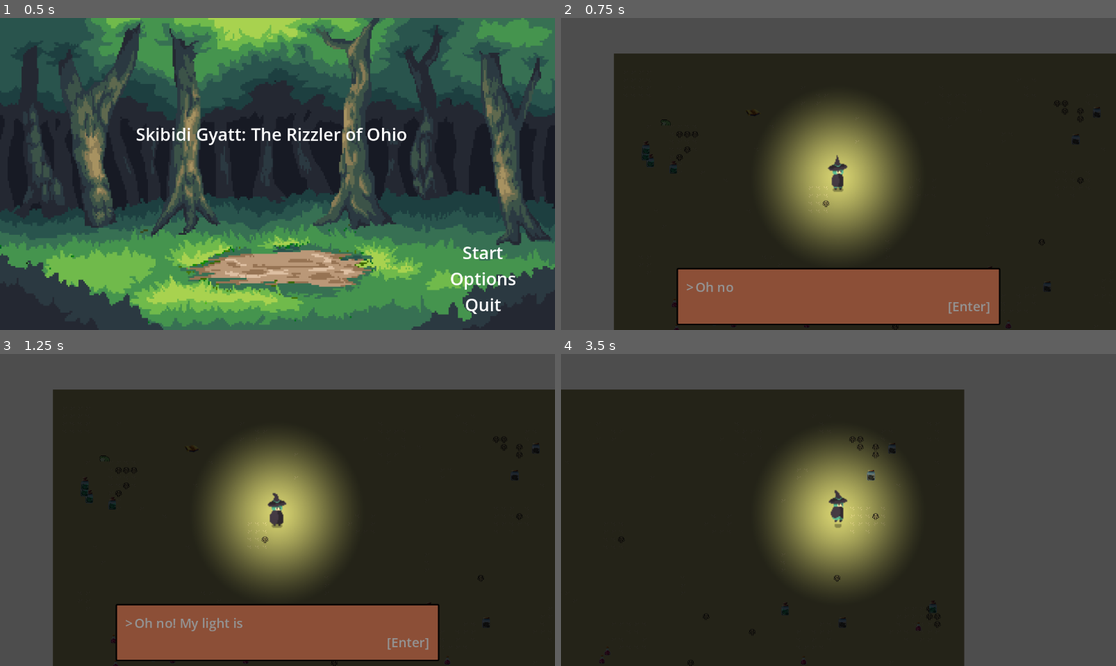
Above: before the commit, frames 1-4 (two rows, left to right).
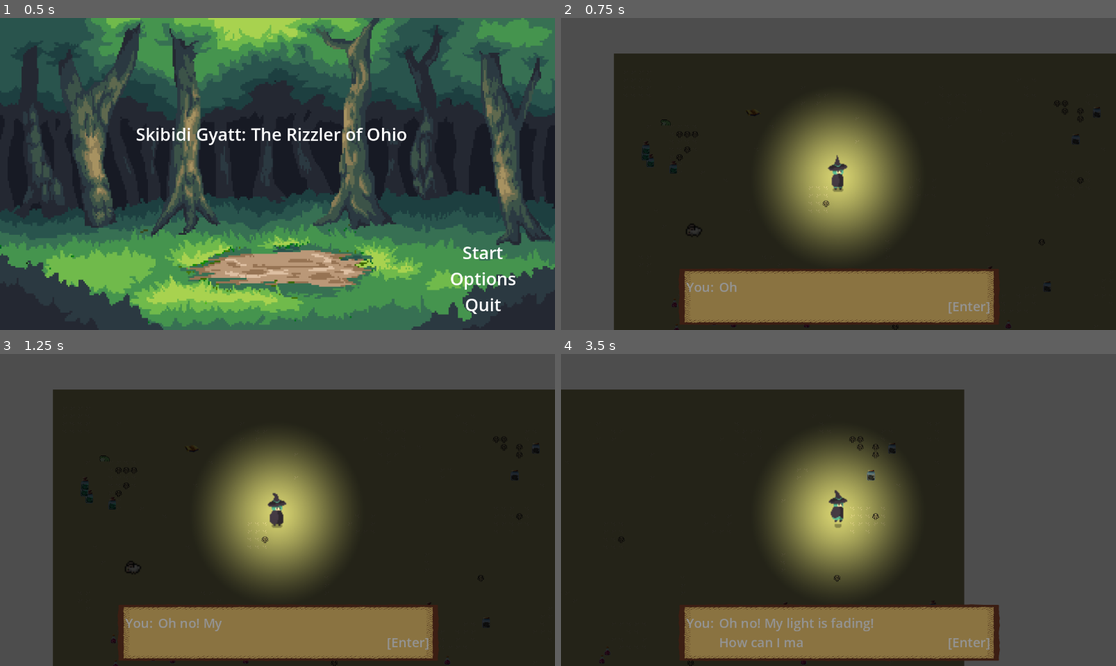
Above: after the commit, the same moments.

Repository: AnthonyDrow21/PSGameJam2024-2
Game: Godot game, scene res://Menus/MainMenu.tscn
The game is run twice, just before and just after one commit, with the same random seed, the same clock (stepped at 60 frames per second) and the same inputs. Sound files missing from this copy of the repository are replaced by a short silence.
Inputs (mouse positions are in pixels of both pictures, inside the frame that each line leads up to):
- Up to frame 1 (0.5 s): no input
- Up to frame 2 (0.75 s): click "Start" at 0.5 s
- Up to frame 3 (1.25 s): no input
- Up to frame 4 (3.5 s): tap Enter (ui_accept) at 1.25 s; move the mouse to (960, 494) at 1.27 s; hold Right (ui_right) 1.28-2 s; hold Enter (ui_accept) 1.28-2 s; click (960, 494) at 1.42 s; drag from (727, 525) to (810, 572) at 2.02 s; move the mouse to (894, 441) at 2.77 s; hold Right (ui_right) from 2.78 s (still down); hold Enter (ui_accept) from 2.78 s (still down)

Frame 1 is identical in both runs. In frame 2, 10% of the frame differs, in the area x 20-80%, y 65-99%; in frame 3, 10%; in frame 4, 9.5%.

Commit message:
Update character dialogue system

Diff:
--- /dev/null
+++ b/CharacterBody2D.gd
@@ -0,0 +1,6 @@
+extends CharacterBody2D
+
+@onready var _animated_sprite = $AnimatedSprite2D
+
+func _ready():
+	_animated_sprite.play("default")
--- /dev/null
+++ b/Dialogue/FrogDialogue.gd
@@ -0,0 +1,9 @@
+extends Area2D
+
+
+func _input(event):
+	if event.is_action_pressed("ui_accept") && len(get_overlapping_areas()) > 0:
+		var dialogue = get_node("Dialogue")
+
+		if dialogue:
+			dialogue.display_dialogue_for("Froggo")
--- /dev/null
+++ b/Dialogue/FrogDialogue.json
@@ -0,0 +1,8 @@
+[
+	{"name": "Froggo", "text": "I have been down here for years"},
+	{"name": "Jeff", "text": "Who is that?"},
+	{"name": "Froggo", "text": "I don't see this ending well"},
+	{"name": "Sheep", "text": "Baa!"},
+	{"name": "Sheep", "text": "Bleat!"},
+	{"name": "Sheep", "text": "Rizz"},
+]
--- /dev/null
+++ b/Dialogue/SheepDialogue.gd
@@ -0,0 +1,9 @@
+extends Area2D
+
+
+func _input(event):
+	if event.is_action_pressed("ui_accept") && len(get_overlapping_areas()) > 0:
+		var dialogue = get_node("Dialogue")
+
+		if dialogue:
+			dialogue.display_dialogue_for("Sheep")
--- a/Frog.tscn
+++ b/Frog.tscn
@@ -1,7 +1,9 @@
-[gd_scene load_steps=9 format=3 uid="uid://cd4vunmawu2he"]
+[gd_scene load_steps=11 format=3 uid="uid://cd4vunmawu2he"]
 
 [ext_resource type="Texture2D" uid="uid://dvrqk5rgwarch" path="res://Assets/Froggo/Idle.png" id="1_3vmaw"]
 [ext_resource type="Script" path="res://Frog.gd" id="1_vpanl"]
+[ext_resource type="Script" path="res://Dialogue/FrogDialogue.gd" id="3_l5nyi"]
+[ext_resource type="PackedScene" uid="uid://dndsgtaw3w7s3" path="res://Textbox.tscn" id="4_1xcj0"]
 
 [sub_resource type="AtlasTexture" id="AtlasTexture_daiht"]
 atlas = ExtResource("1_3vmaw")
@@ -40,7 +42,7 @@
 }]
 
 [sub_resource type="RectangleShape2D" id="RectangleShape2D_px4ym"]
-size = Vector2(19, 10)
+size = Vector2(35, 25)
 
 [node name="Frog" type="Node2D"]
 
@@ -54,6 +56,14 @@
 visibility_layer = 2
 sprite_frames = SubResource("SpriteFrames_yh4ha")
 
-[node name="CollisionShape2D" type="CollisionShape2D" parent="CharacterBody2D"]
-position = Vector2(0.5, 2)
+[node name="Area2D" type="Area2D" parent="CharacterBody2D"]
+position = Vector2(0, 2)
+collision_layer = 4
+collision_mask = 4
+script = ExtResource("3_l5nyi")
+
+[node name="Dialogue" parent="CharacterBody2D/Area2D" instance=ExtResource("4_1xcj0")]
+
+[node name="CollisionShape2D" type="CollisionShape2D" parent="CharacterBody2D/Area2D"]
 shape = SubResource("RectangleShape2D_px4ym")
+debug_color = Color(0, 0.6, 0.701961, 1)
--- a/Player.tscn
+++ b/Player.tscn
@@ -246,7 +246,7 @@
 shape = SubResource("RectangleShape2D_fy5k1")
 
 [node name="PickupZone" type="Area2D" parent="CharacterBody2D"]
-collision_layer = 0
+collision_layer = 4
 collision_mask = 4
 script = ExtResource("6_dmigq")
 
--- /dev/null
+++ b/Sheep.tscn
@@ -0,0 +1,70 @@
+[gd_scene load_steps=11 format=3 uid="uid://bp2iynunt3ucr"]
+
+[ext_resource type="Texture2D" uid="uid://1rsnnnf42urb" path="res://Assets/MiniWorldSprites/Animals/HornedSheep.png" id="1_chx3s"]
+[ext_resource type="Script" path="res://CharacterBody2D.gd" id="1_s7ema"]
+[ext_resource type="Script" path="res://Dialogue/SheepDialogue.gd" id="2_anoay"]
+[ext_resource type="PackedScene" uid="uid://dndsgtaw3w7s3" path="res://Textbox.tscn" id="3_iuw8j"]
+
+[sub_resource type="AtlasTexture" id="AtlasTexture_tvang"]
+atlas = ExtResource("1_chx3s")
+region = Rect2(0, 48, 16, 16)
+
+[sub_resource type="AtlasTexture" id="AtlasTexture_0g0uf"]
+atlas = ExtResource("1_chx3s")
+region = Rect2(16, 48, 16, 16)
+
+[sub_resource type="AtlasTexture" id="AtlasTexture_catbi"]
+atlas = ExtResource("1_chx3s")
+region = Rect2(32, 48, 16, 16)
+
+[sub_resource type="AtlasTexture" id="AtlasTexture_i6hgf"]
+atlas = ExtResource("1_chx3s")
+region = Rect2(48, 48, 16, 16)
+
+[sub_resource type="SpriteFrames" id="SpriteFrames_vblwk"]
+animations = [{
+"frames": [{
+"duration": 1.0,
+"texture": SubResource("AtlasTexture_tvang")
+}, {
+"duration": 1.0,
+"texture": SubResource("AtlasTexture_0g0uf")
+}, {
+"duration": 1.0,
+"texture": SubResource("AtlasTexture_catbi")
+}, {
+"duration": 1.0,
+"texture": SubResource("AtlasTexture_i6hgf")
+}],
+"loop": true,
+"name": &"default",
+"speed": 5.0
+}]
+
+[sub_resource type="RectangleShape2D" id="RectangleShape2D_0w3an"]
+
+[node name="Sheep" type="Node2D"]
+light_mask = 2
+visibility_layer = 2
+
+[node name="CharacterBody2D" type="CharacterBody2D" parent="."]
+light_mask = 2
+visibility_layer = 2
+collision_layer = 4
+collision_mask = 4
+script = ExtResource("1_s7ema")
+
+[node name="AnimatedSprite2D" type="AnimatedSprite2D" parent="CharacterBody2D"]
+light_mask = 2
+visibility_layer = 2
+sprite_frames = SubResource("SpriteFrames_vblwk")
+
+[node name="Area2D" type="Area2D" parent="CharacterBody2D"]
+collision_layer = 4
+collision_mask = 4
+script = ExtResource("2_anoay")
+
+[node name="Dialogue" parent="CharacterBody2D/Area2D" instance=ExtResource("3_iuw8j")]
+
+[node name="CollisionShape2D" type="CollisionShape2D" parent="CharacterBody2D/Area2D"]
+shape = SubResource("RectangleShape2D_0w3an")
--- a/Textbox.gd
+++ b/Textbox.gd
@@ -1,28 +1,80 @@
 extends CanvasLayer
+
+@export_file("*.json") var dialogue_file
 
 @onready var textbox_container = $OuterMarginContainer
 @onready var start_symbol = $OuterMarginContainer/Panel/MarginContainer/HBoxContainer/Start
 @onready var end_symbol = $OuterMarginContainer/Panel/MarginContainer/HBoxContainer/End
-@onready var label = $OuterMarginContainer/Panel/MarginContainer/HBoxContainer/Label
+@onready var middle_text = $OuterMarginContainer/Panel/MarginContainer/HBoxContainer/Text
+
+enum State {
+	NotVisible,
+	NowPlaying,
+	Finished
+}
+
+var dialogue = []
+var current_state = State.NotVisible
+
+func update_state(new_state):
+	current_state = new_state
+
+	var debug_string = ""
+	if current_state == State.NotVisible:
+		debug_string = "Not Visible"
+	elif current_state == State.NowPlaying:
+		debug_string = "Now Playing"
+	elif current_state == State.Finished:
+		debug_string = "Finished"
+	else:
+		debug_string = "Unknown"
+
+	print(debug_string)
 
 func _ready():
-	display_textbox("Oh no! My light is fading!\nHow can I make it last longer?")
+	display_textbox("You", "Oh no! My light is fading!\nHow can I make it last longer?")
+	dialogue = load_dialogue()
+	#display_textbox(dialogue[0]["text"])
 
 func hide_textbox():
 	start_symbol.text = ""
 	end_symbol.text = ""
-	label.text = ""
+	middle_text.text = ""
 	textbox_container.hide()
 
-func display_textbox(new_label):
-	start_symbol.text = ">"
+func tween_done():
+	update_state(State.Finished)
+
+func display_textbox(new_label, new_text):
+	if current_state == State.NowPlaying || current_state == State.Finished:
+		return
+
+	update_state(State.NowPlaying)
+	print("display_textbox: " + new_label)
+	start_symbol.text = new_label + ": "
 	end_symbol.text = "[Enter]"
-	label.text = new_label
-	label.visible_ratio = 0
+	middle_text.text = new_text
+	middle_text.visible_ratio = 0.0
 	var tween = get_tree().create_tween()
-	tween.tween_property(label, "visible_ratio", 1.0, 2.0)
+	tween.tween_property(middle_text, "visible_ratio", 1.0, 0.075 * len(new_text))
+	tween.tween_callback(tween_done)
 	textbox_container.show()
 
 func _process(delta):
-	if Input.is_action_just_pressed("ui_accept"):
+	if Input.is_action_just_pressed("ui_accept") && current_state == State.Finished:
 		hide_textbox()
+		update_state(State.NotVisible)
+
+func load_dialogue():
+	var file = FileAccess.open(dialogue_file, FileAccess.READ)
+	var content = JSON.parse_string(file.get_as_text())
+	return content
+
+func display_dialogue_for(who):
+	var phrases = []
+
+	for entry in dialogue:
+		if entry["name"] == who:
+			phrases.push_back(entry["text"])
+
+	display_textbox(who, phrases[randi() % phrases.size()])
--- a/Textbox.tscn
+++ b/Textbox.tscn
@@ -1,18 +1,10 @@
-[gd_scene load_steps=6 format=3 uid="uid://dndsgtaw3w7s3"]
+[gd_scene load_steps=7 format=3 uid="uid://dndsgtaw3w7s3"]
 
 [ext_resource type="Script" path="res://Textbox.gd" id="1_qq3iq"]
+[ext_resource type="Texture2D" uid="uid://ch46dph3tut8c" path="res://Assets/UI/text_frame.png" id="2_0lflg"]
 
-[sub_resource type="StyleBoxFlat" id="StyleBoxFlat_tln1a"]
-bg_color = Color(0.54849, 0.30917, 0.217229, 1)
-border_width_left = 3
-border_width_top = 3
-border_width_right = 3
-border_width_bottom = 3
-border_color = Color(0, 0, 0, 1)
-corner_radius_top_left = 3
-corner_radius_top_right = 3
-corner_radius_bottom_right = 3
-corner_radius_bottom_left = 3
+[sub_resource type="StyleBoxTexture" id="StyleBoxTexture_eovbo"]
+texture = ExtResource("2_0lflg")
 
 [sub_resource type="SystemFont" id="SystemFont_kt4h2"]
 subpixel_positioning = 0
@@ -23,8 +15,9 @@
 [sub_resource type="SystemFont" id="SystemFont_6jlt6"]
 subpixel_positioning = 0
 
-[node name="CanvasLayer" type="CanvasLayer"]
+[node name="Dialogue" type="CanvasLayer"]
 script = ExtResource("1_qq3iq")
+dialogue_file = "res://Dialogue/FrogDialogue.json"
 
 [node name="OuterMarginContainer" type="MarginContainer" parent="."]
 anchors_preset = 12
@@ -41,7 +34,7 @@
 
 [node name="Panel" type="Panel" parent="OuterMarginContainer"]
 layout_mode = 2
-theme_override_styles/panel = SubResource("StyleBoxFlat_tln1a")
+theme_override_styles/panel = SubResource("StyleBoxTexture_eovbo")
 
 [node name="MarginContainer" type="MarginContainer" parent="OuterMarginContainer/Panel"]
 layout_mode = 1
@@ -69,7 +62,7 @@
 text = "
 "
 
-[node name="Label" type="Label" parent="OuterMarginContainer/Panel/MarginContainer/HBoxContainer"]
+[node name="Text" type="Label" parent="OuterMarginContainer/Panel/MarginContainer/HBoxContainer"]
 layout_mode = 2
 size_flags_horizontal = 3
 size_flags_vertical = 1
--- a/World.tscn
+++ b/World.tscn
@@ -1,10 +1,11 @@
-[gd_scene load_steps=8 format=3 uid="uid://uc81tvqarkao"]
+[gd_scene load_steps=9 format=3 uid="uid://uc81tvqarkao"]
 
 [ext_resource type="PackedScene" uid="uid://djq3261fo0ym0" path="res://Player.tscn" id="1_ll608"]
 [ext_resource type="Script" path="res://World.gd" id="1_tvj70"]
 [ext_resource type="PackedScene" uid="uid://cnwhwyqvffjtw" path="res://Maps/Forrest.tscn" id="2_0t12h"]
 [ext_resource type="PackedScene" uid="uid://cd4vunmawu2he" path="res://Frog.tscn" id="3_65jqr"]
 [ext_resource type="PackedScene" uid="uid://te8jlc7c4wpr" path="res://Elements/ItemSpawnZone.tscn" id="5_ukgj6"]
+[ext_resource type="PackedScene" uid="uid://bp2iynunt3ucr" path="res://Sheep.tscn" id="6_8a57w"]
 [ext_resource type="PackedScene" uid="uid://dndsgtaw3w7s3" path="res://Textbox.tscn" id="6_ua606"]
 [ext_resource type="PackedScene" uid="uid://qs724ar8c0wb" path="res://Elements/ItemDrop.tscn" id="7_4rhov"]
 
@@ -84,3 +85,7 @@
 [node name="Journal" parent="." instance=ExtResource("7_4rhov")]
 position = Vector2(289, 122)
 id = "journal"
+
+[node name="Sheep" parent="." instance=ExtResource("6_8a57w")]
+position = Vector2(166, 367)
+scale = Vector2(2.775, 2.775)
